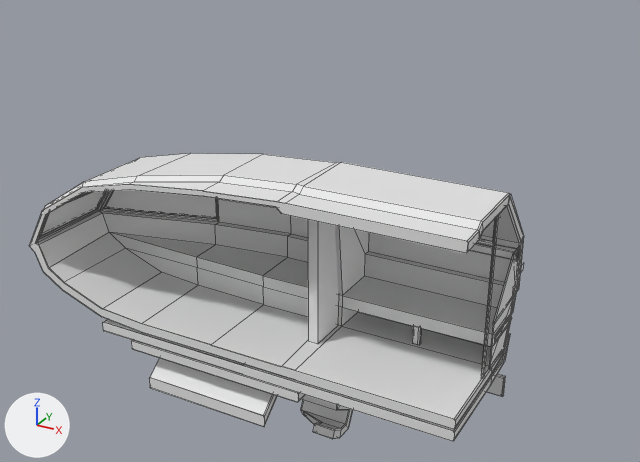
A saved change to the FBX model Props/Metro_009.fbx.
Rendered twice from a camera (50 mm lens) standing at (-3.92, -18.21, 7.36) and looking at (-12.62, -2.4, -0.54). Lighting does not change. The marker at lower left points along +X, +Y and +Z. Mesh edges are drawn as thin lines.

In view in the first picture: 'Metro.009'.
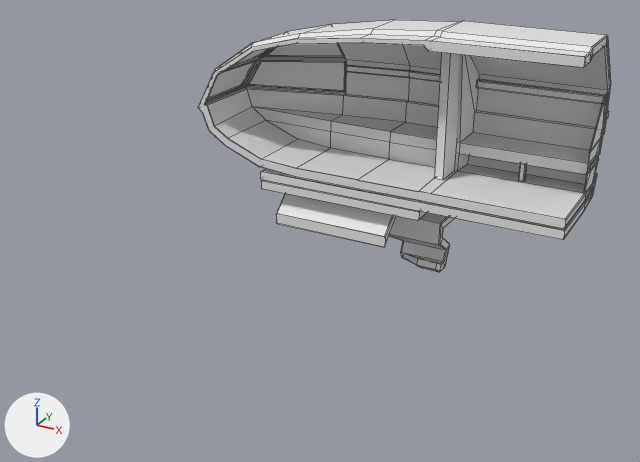
Commit message: Metro Debug

Edits to the bpy script that builds the scene:
```text
Add mat_white:
    mat_white = principled_material('White')
    mat_white.base_color = (0.8, 0.8, 0.8)  # white #e7e7e7
Change me_plane_013:
    where me_plane_013.from_pydata(...)  # 703 vertices, 644 faces; spans x -5.24..4.61, y -1.69..1.76, z -3.62..2.49
    used by ob_metro_009; location = (-12.54, -4.36, -0.72)
    me_plane_013 part 1: the loose piece of 64 vertices spanning x -4.87..4.57, y -1.69..1.34, z -1.41..-0.44 is scaled about the mesh origin by (0.917, 0.87, 0.977), in mat_white (white #e7e7e7)
    me_plane_013 part 2: the loose piece of 305 vertices spanning x -5.24..4.57, y -1.69..1.61, z -1.17..2.49 is scaled about the mesh origin by (0.917, 0.87, 0.977), in mat_white (white #e7e7e7)
    me_plane_013 part 3: the loose piece of 8 vertices spanning x 1.1..1.31, y -0.64..0.34, z -0.95..2.37 is scaled about the mesh origin by (0.917, 0.87, 0.977), in mat_white (white #e7e7e7)
    me_plane_013 part 4: the loose piece of 14 vertices spanning x 4.54..4.57, y 0.1..1.43, z -0.98..1.08 is scaled about the mesh origin by (0.917, 0.87, 0.977), in mat_white (white #e7e7e7)
    me_plane_013 part 5: the loose piece of 16 vertices spanning x 2.92..3.07, y 0.26..0.36, z -0.95..-0.52 is moved by (-0.25, -0.04, 0.02), in mat_white (white #e7e7e7)
    me_plane_013 part 6: the loose piece of 24 vertices spanning x -2.22..1.04, y 1.07..1.4, z 0.84..1.02 is scaled about the mesh origin by (0.917, 0.87, 0.977), in mat_white (white #e7e7e7)
    me_plane_013 part 7: the loose piece of 16 vertices spanning x 1.39..4.57, y 1.19..1.4, z 0.84..1.02 is scaled about the mesh origin by (0.917, 0.87, 0.977), in mat_white (white #e7e7e7)
    me_plane_013 part 8: the loose piece of 12 vertices spanning x -4.58..-3.53, y -1.46..0.3, z 1.13..1.8 is scaled about the mesh origin by (0.917, 0.87, 0.977), in mat_white (white #e7e7e7)
    me_plane_013 part 9: the loose piece of 12 vertices spanning x -5.09..-4.58, y -1.46..0.32, z 0.32..1.04 is scaled about the mesh origin by (0.917, 0.87, 0.977), in mat_white (white #e7e7e7)
    me_plane_013 part 10: the loose piece of 13 vertices spanning x -4.98..-2.29, y 0.43..1.22, z 0.31..1.08 is scaled about the mesh origin by (0.917, 0.87, 0.977), in mat_white (white #e7e7e7)
    me_plane_013 part 11: the loose piece of 12 vertices spanning x -4.38..-2.27, y 0.18..1.15, z 1.14..2.02 is scaled about the mesh origin by (0.917, 0.87, 0.977), in mat_white (white #e7e7e7)
    me_plane_013 part 12: the loose piece of 16 vertices spanning x -3.37..4.57, y 1.18..1.29, z -2.21..-1.75 is scaled about its middle by (0.613, 0.87, 0.977), then moved by (-1.99, -0.16, 0.04), in mat_white (white #e7e7e7)
    me_plane_013 part 13: the loose piece of 84 vertices spanning x -2.56..1.46, y -1.69..1.17, z -3.62..-1.43 is scaled about its middle by (1.01, 0.87, 0.977), then moved by (-0.44, 0.03, 0.06), in mat_white (white #e7e7e7)
    me_plane_013 part 14: the loose piece of 20 vertices spanning x -2.16..0.69, y -1.69..-0.86, z -2.48..-1.65 is scaled about its middle by (1.01, 0.87, 0.977), then moved by (-0.44, 0.17, 0.05), in mat_white (white #e7e7e7)
    me_plane_013 part 15: the loose piece of 32 vertices spanning x 1.17..4.57, y -0.32..-0.23, z 1.72..1.82 is deleted
    me_plane_013 part 16: the loose piece of 23 vertices spanning x 4.52..4.61, y -0.28..-0.18, z -0.95..2.27 is deleted
    add me_plane_013.materials.append(mat_white)  # white #e7e7e7
Change ob_metro_009:
    ob_metro_009.location: (-12.54, -4.36, -0.72) -> (-11.69, -0.03, 1.37)
```

Where the change shows, as pixel boxes (x1, y1, x2, y2) in the pictures (640 x 462 px; the box of a moved part takes in the faces that stretch with it):
'Metro.009', reshaped, moved (17% narrower, 12% shorter): before (29, 153, 524, 441); after (198, 20, 611, 272)
part 1 of me_plane_013, moved or reshaped: before (102, 320, 510, 441); after (260, 169, 597, 240)
part 2 of me_plane_013, moved or reshaped: before (29, 153, 524, 429); after (198, 20, 611, 229)
part 3 of me_plane_013, moved or reshaped: before (308, 220, 338, 344); after (435, 53, 460, 180)
part 4 of me_plane_013, moved or reshaped: before (489, 245, 521, 370); after (584, 92, 609, 194)
part 5 of me_plane_013, moved or reshaped: before (412, 326, 421, 345); after (518, 164, 527, 181)
part 6 of me_plane_013, moved or reshaped: before (222, 199, 276, 208); after (346, 65, 440, 82)
part 7 of me_plane_013, moved or reshaped: before (470, 243, 520, 260); after (476, 79, 608, 104)
part 8 of me_plane_013, moved or reshaped (not visible before): after (234, 49, 268, 65)
part 9 of me_plane_013, moved or reshaped: before (41, 191, 106, 235); after (208, 62, 255, 99)
part 10 of me_plane_013, moved or reshaped: before (104, 190, 217, 219); after (248, 61, 345, 92)
part 11 of me_plane_013, moved or reshaped (not visible before): after (266, 44, 343, 57)
part 12 of me_plane_013, moved or reshaped (not visible afterwards): before (486, 374, 506, 397)
part 13 of me_plane_013, moved or reshaped: before (131, 340, 352, 439); after (261, 180, 454, 272)
part 14 of me_plane_013, moved or reshaped: before (149, 358, 277, 427); after (276, 194, 396, 247)
part 15 of me_plane_013, deleted: before (477, 239, 496, 247)
part 16 of me_plane_013, deleted: before (481, 216, 500, 379)
